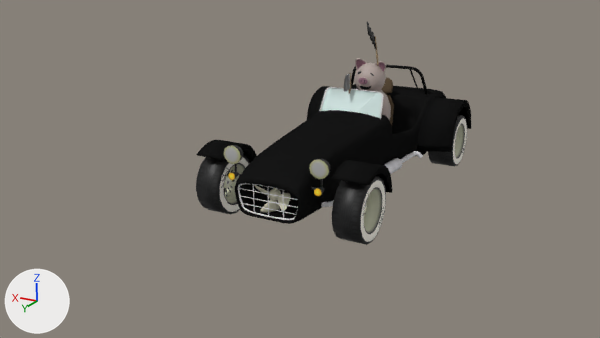
An edit to the Blender file 7Car.blend, drawn before and after from the same camera.
One viewpoint serves both versions: the file's camera 'Camera'. Lighting does not change. The marker at lower left points along +X, +Y and +Z.

The first picture shows 'Car', 'Front Wheel L', 'Front Wheel R', 'Front Wheel-Arch L', 'Front Wheel-Arch R', 'Headlights Glasses', 'PIG_Head', 'Rear Wheel L', 'Rear Wheel-Arch R', 'Windshield Bay'.
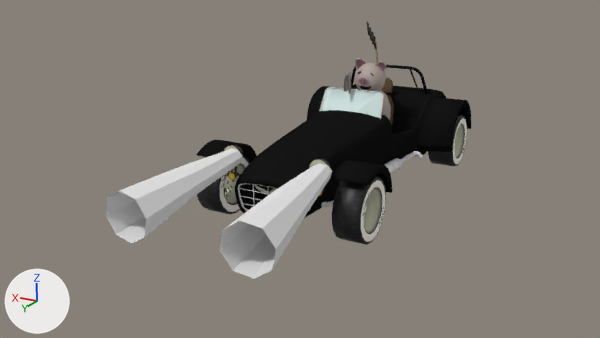
What changed in the scene script:
```text
Change ob_headlight_cone_l:
    remove ob_headlight_cone_l.hide_viewport = True
    ob_headlight_cone_l.location: (0.0, 0.0, 0.0) -> (-0.251, 0.812, 0.359)
    ob_headlight_cone_l.rotation_euler: (0.0, 0.0, 0.0) -> (-0.121, 0.194, 0.119)  # degrees (0, 0, 0) -> degrees (-6.9, 11, 6.8)
    ob_headlight_cone_l.scale: (1.0, 1.0, 1.0) -> (1.08, 1.08, 1.08)
Change ob_headlight_cone_r:
    remove ob_headlight_cone_r.hide_viewport = True
    ob_headlight_cone_r.location: (0.0, 0.0, 0.0) -> (0.237, 0.81, 0.363)
    ob_headlight_cone_r.rotation_euler: (0.0, 0.0, 0.0) -> (-0.118, 0.149, -0.0338)  # degrees (0, 0, 0) -> degrees (-6.8, 8.5, -1.9)
    ob_headlight_cone_r.scale: (1.0, 1.0, 1.0) -> (1.07, 1.07, 1.07)
```

Changed parts and their boxes [x1, y1, x2, y2] in the pictures (600 x 338 px):
'Headlight-cone L', shown: after [220, 163, 332, 279]
'Headlight-cone R', shown: after [106, 148, 242, 243]
